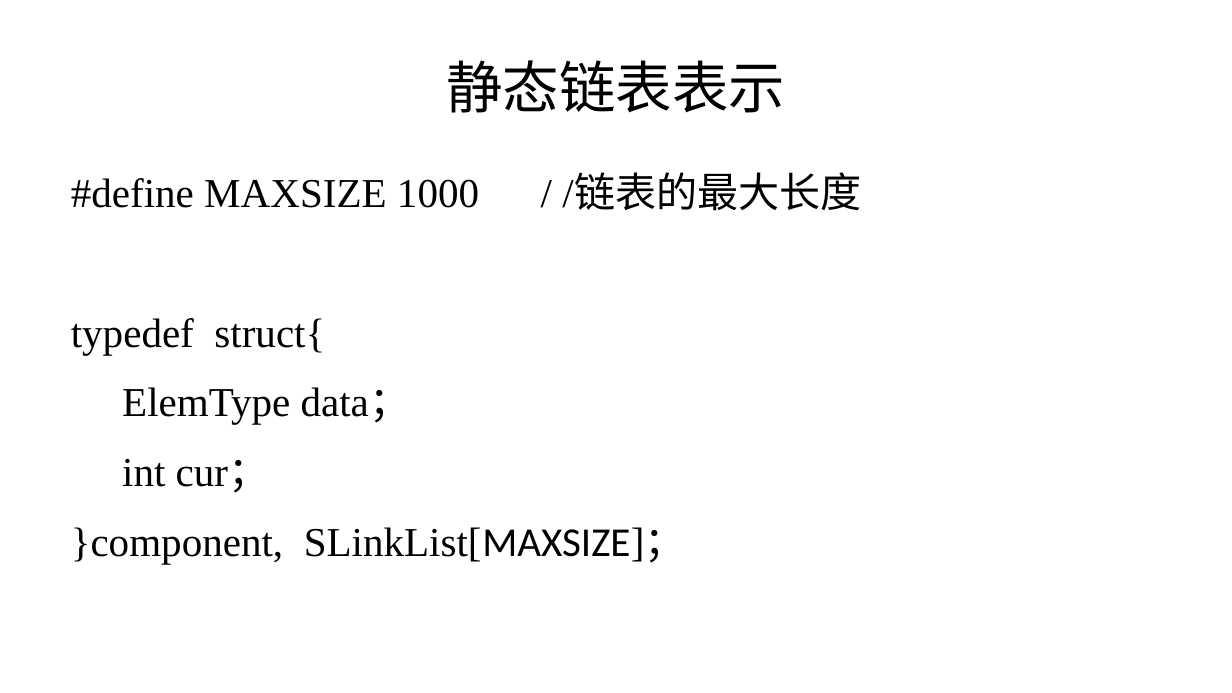
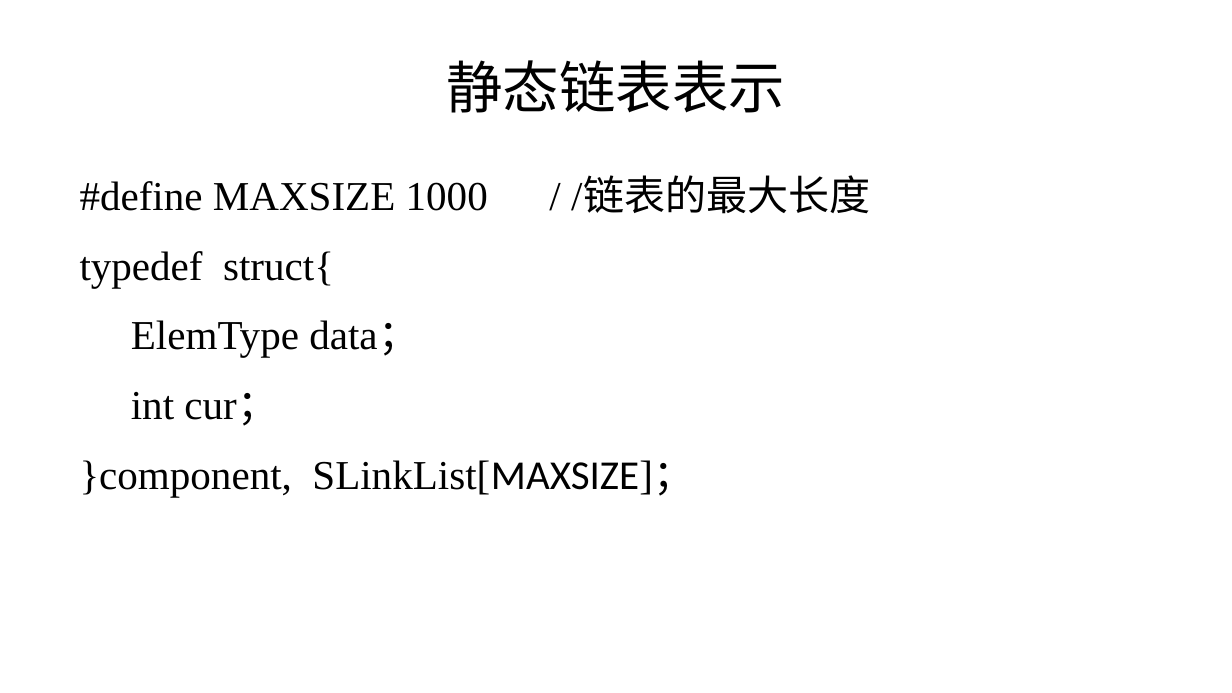
Before and after one commit to Gempittance/Data_Structur_Build, a slide deck: slide 53 of 数据结构PPT/ds2.pptx. Drawn at 1232x693 pixels with LibreOffice and Linux fonts; fonts in the diff are those of the drawing. Boxes give left, top, right and bottom in pixels: in the first picture for what was removed or moved away, otherwise in the second. Text is boxed around its words. In the diff, an @@ line names an element or a change of style, - is before the commit and + after.

```diff
--- a/数据结构PPT/ds2.pptx
+++ b/数据结构PPT/ds2.pptx
@@ text "#define MAXSIZE 1000 / /链表的最大长度" rewrapped from [71,175,862,564] to [80,178,871,497] @@
```
Also in this commit, not shown: 5 other slides changed.
